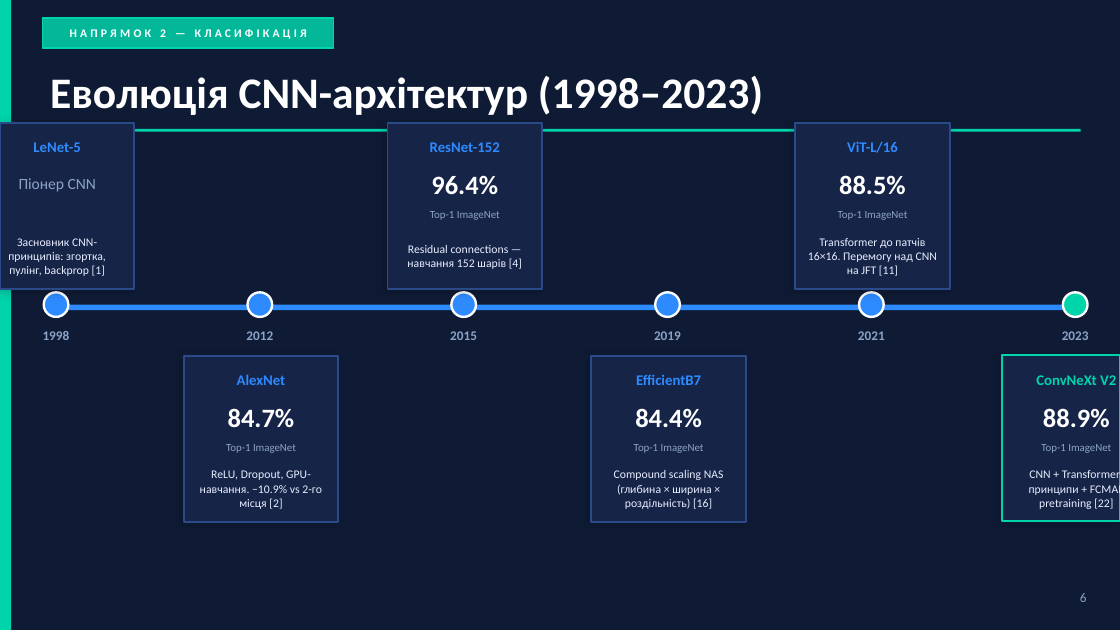
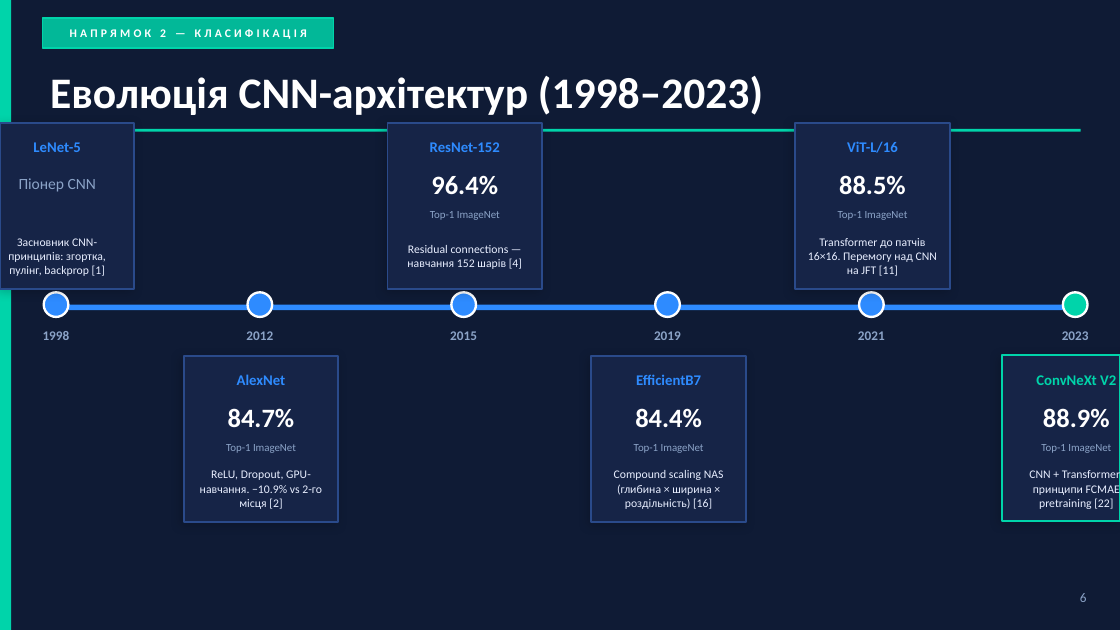
Before and after one commit to maksymkhodakov/CVResearch, a slide deck: slide 6 of Презентація_НДП_Ходаков_Методи_Обробки_Зображень.pptx. Drawn at 1120x630 pixels with LibreOffice and Linux fonts; fonts in the diff are those of the drawing. Boxes give left, top, right and bottom in pixels: in the first picture for what was removed or moved away, otherwise in the second. Text is boxed around its words. In the diff, an @@ line names an element or a change of style, - is before the commit and + after.

Commit message:
update presentation

```diff
--- a/Презентація_НДП_Ходаков_Методи_Обробки_Зображень.pptx
+++ b/Презентація_НДП_Ходаков_Методи_Обробки_Зображень.pptx
@@ text at (1029, 469, 1120, 509): text changed @@
-CNN + Transformer-принципи + FCMAE pretraining [22]
+CNN + Transformer-принципи FCMAE pretraining [22]
```
